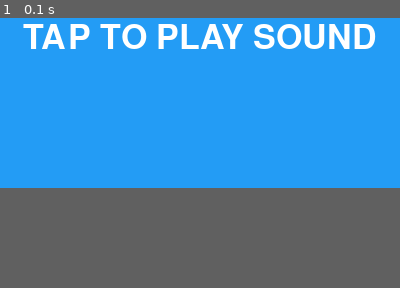
Above: before the commit, frame 1.
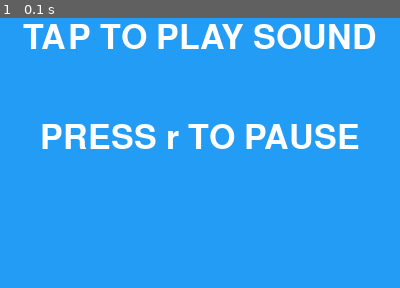
Above: after the commit, the same moment.

Repository: HaythemBH2003/Pygame-Course
Game: pygame game, started from Chapter6.py
Same seed, same stepped clock (60 frames per second), same inputs: the game is played once before the commit and once after it.
Inputs:
- Up to frame 1 (0.1 s): no input
In our replay, the window is 400x300 before the commit and 400x400 after it. These sizes can differ from the game's own. Grey fills any space a smaller window leaves; there, only what the larger window draws over its background counts as a difference.

The runs differ from the first frame. In frame 1, 3.5% of the frame differs, in the area x 10-90%, y 39-49%.

Commit message:
Update Chapter6.py

Diff:
--- a/Chapter6.py
+++ b/Chapter6.py
@@ -5,7 +5,7 @@
 import pygame
 pygame.init()
 FPS = 30
-W, H = 400, 300
+W, H = 400, 400
 WINDOW = pygame.display.set_mode((W, H))
 pygame.display.set_caption("PLAY SOUND")
 FONT = pygame.font.SysFont(
@@ -36,8 +36,13 @@
     TEXT = FONT.render(
         "TAP TO PLAY SOUND", True,WHITE)
     RECT = TEXT.get_rect()
-    RECT.centerx, RECT.centery = W // 2, H // 2
+    RECT.centerx, RECT.centery = W // 2, H // 2 - 50
     WINDOW.blit(TEXT, RECT)
+    TEXT2 = FONT.render(
+        "PRESS r TO PAUSE", True, WHITE)
+    RECT2 = TEXT2.get_rect()
+    RECT2.centerx, RECT2.centery = W // 2, H // 2 + 50
+    WINDOW.blit(TEXT2, RECT2)
     pygame.display.update()
 
 ##              MAINLOOP              ##
